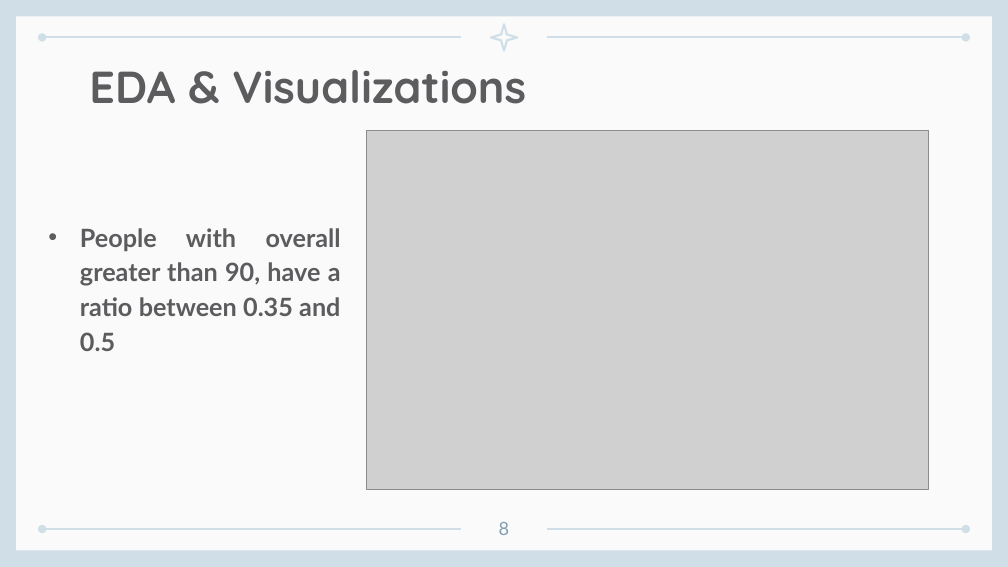
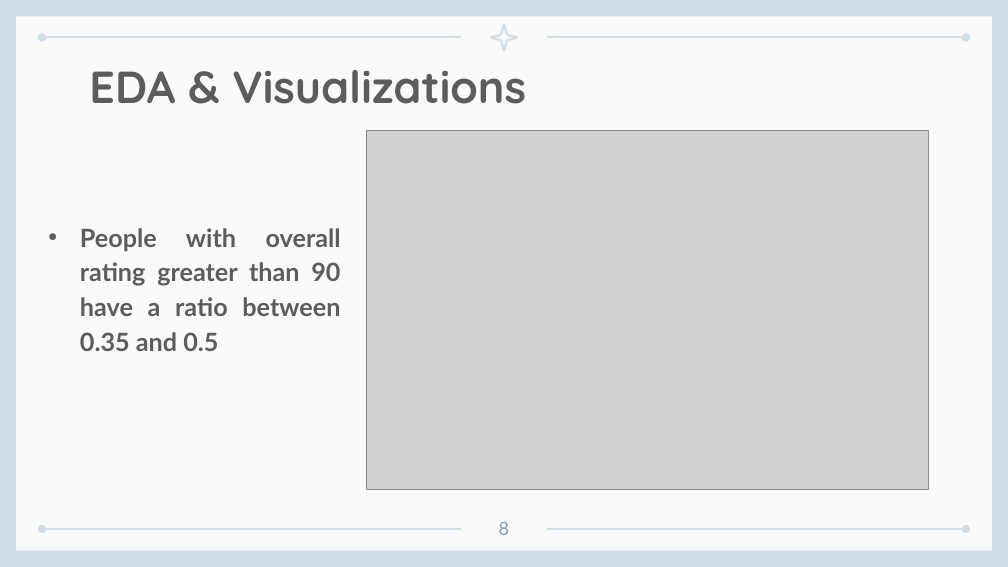
Before and after one commit to AliHashish/FIFA_Players_Analysis, a slide deck: slide 8 of Docs/Team10.pptx. Drawn at 1008x567 pixels with LibreOffice and Linux fonts; fonts in the diff are those of the drawing; grey boxes stand for pictures. Boxes give left, top, right and bottom in pixels: in the first picture for what was removed or moved away, otherwise in the second. Text is boxed around its words. In the diff, an @@ line names an element or a change of style, - is before the commit and + after.

```diff
--- a/Docs/Team10.pptx
+++ b/Docs/Team10.pptx
@@ subtitle at bbox=[80, 228, 341, 351]: text changed @@
-• People with overall greater than 90, have a ratio between 0.35 and 0.5
+• People with overall rating greater than 90 have a ratio between 0.35 and 0.5
```
Also in this commit, not shown: 4 other slides changed, 3 other files.
